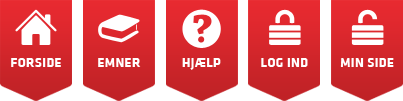
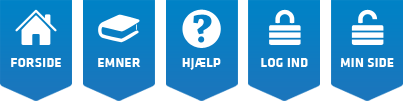
Two versions of the same layered image (403 × 101). Layer-by-layer changes:
pixels changed over bbox(0, 0, 403, 101) (layer not identified)
